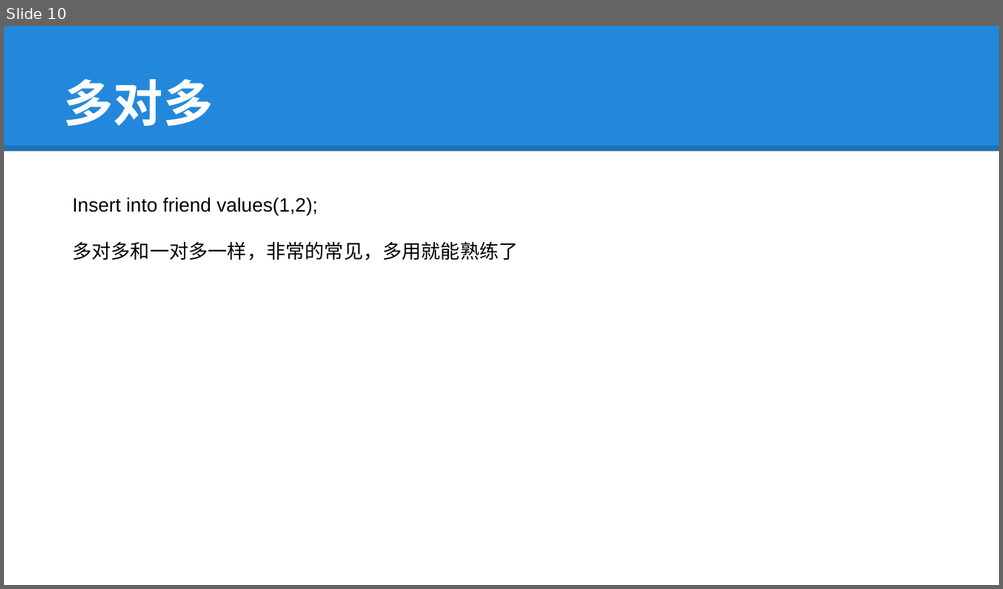
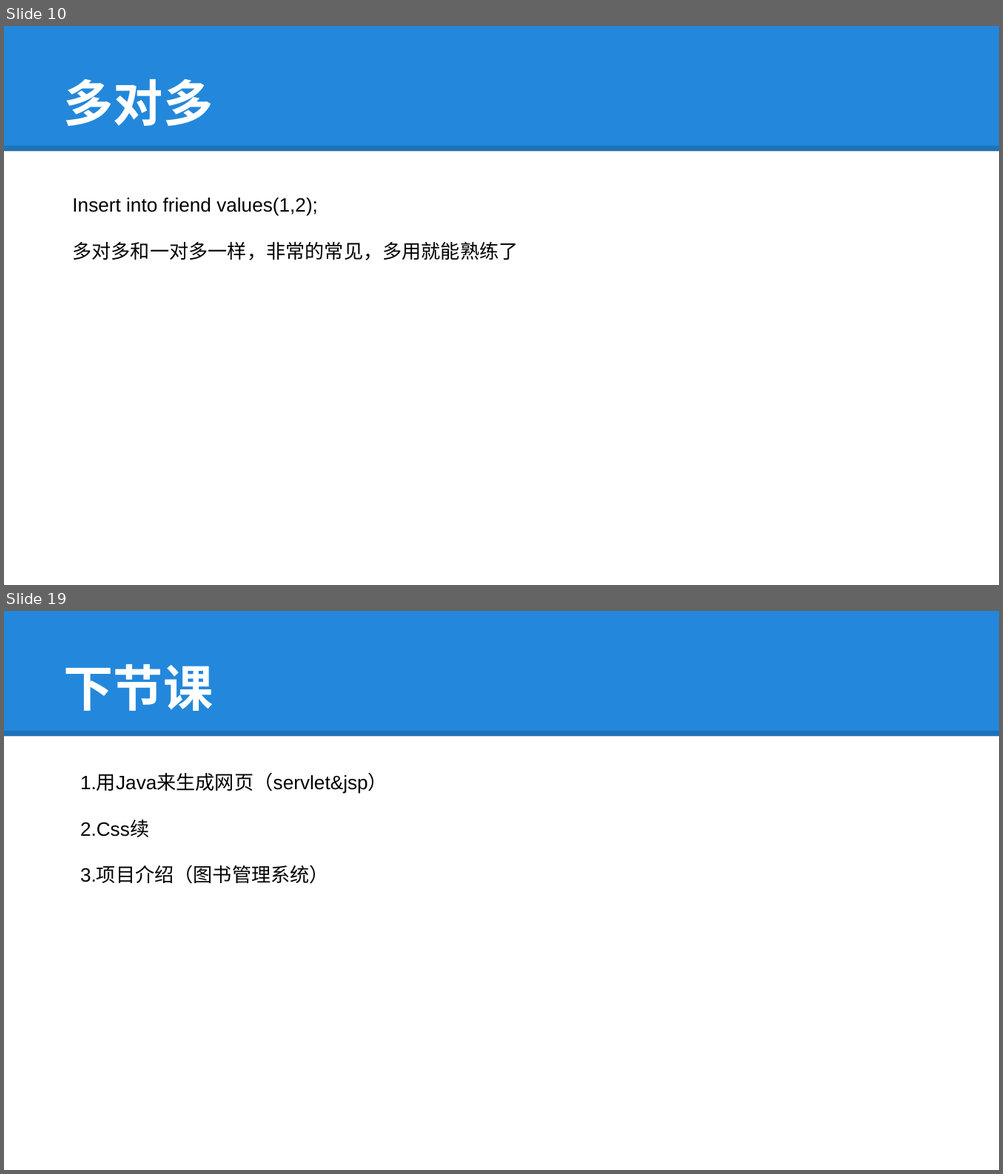
Before and after one commit to tokyojava/java_beginner, a slide deck: 中级/课件/Java15.pptx. Shown one above the other, each under a label of ours: slide 10 before the commit, slides 10 and 19 after it; the slides between them are not shown. The pictures are 1003x589 and 1003x1174 pixels, drawn with LibreOffice and Linux fonts; fonts in the diff are those of the drawing. Boxes give left, top, right and bottom in pixels: in the first picture for what was removed or moved away, otherwise in the second. Text is boxed around its words. In the diff, an @@ line names an element or a change of style, - is before the commit and + after.

```diff
--- a/中级/课件/Java15.pptx
+++ b/中级/课件/Java15.pptx
@@ slide 19 added at [4, 611, 999, 1170], background #FFFFFF; not listed: 2 template elements that a slide beside it also shows @@
@@ title added at [64, 664, 213, 711], 36 pt, text #FFFFFF, bold @@
+下节课
@@ text added at [80, 774, 387, 884], 14 pt, text #000000 @@
+1.用Java来生成网页（servlet&jsp）
+2.Css续
+3.项目介绍（图书管理系统）
```
Also in this commit, not shown: 1 slide changed, 8 other slides added, 2 slides removed, 2 other files.
